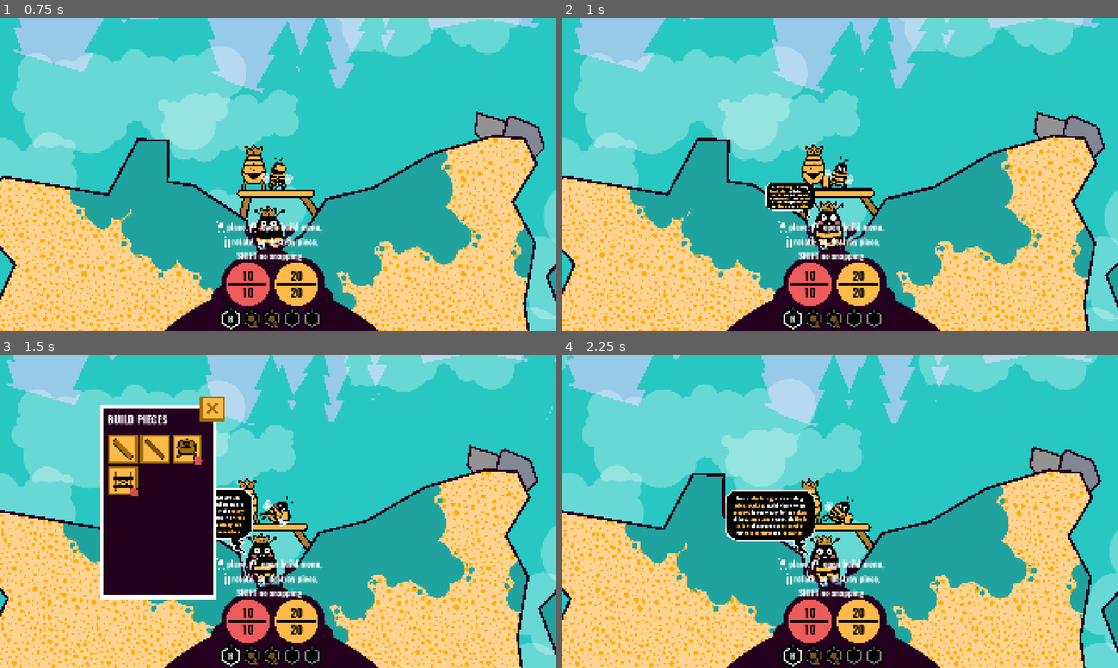
Above: before the commit, frames 1-4 (two rows, left to right).
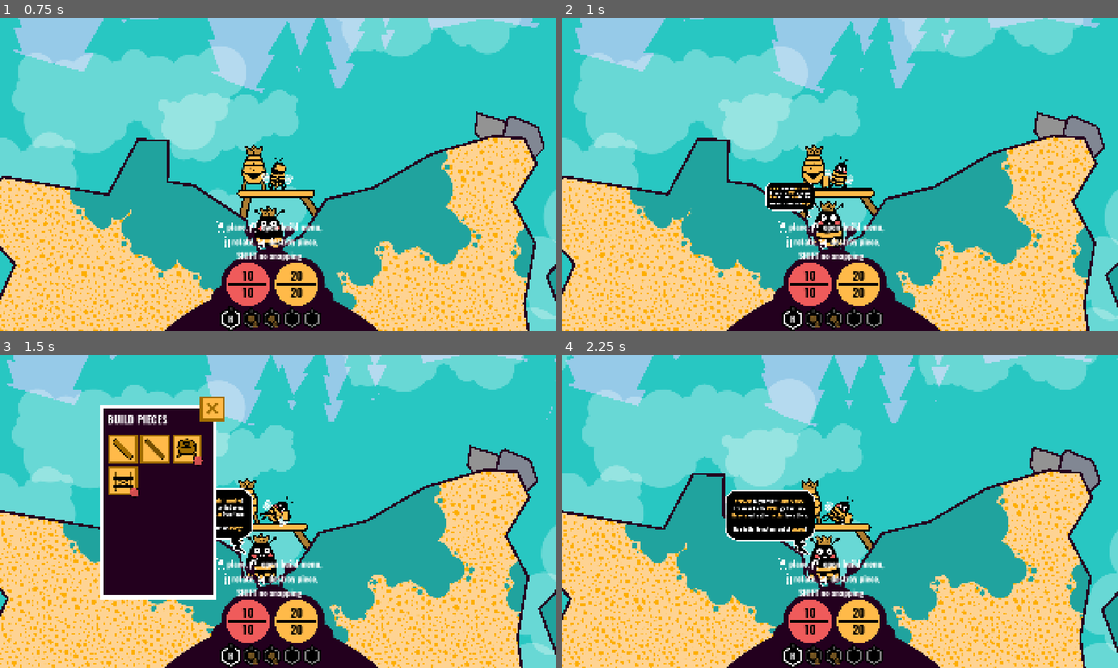
Above: after the commit, the same moments.

Repository: anttihaavikko/slumgum-waggle-dance
Game: Godot game, scene res://Scenes/main.tscn
Two runs of this game, one before a commit and one after it. Both use one fixed random seed, a clock stepped at 60 frames per second and the inputs below.
Inputs (mouse positions are in pixels of both pictures, inside the frame that each line leads up to):
- Up to frame 1 (0.75 s): tap Enter at 0.5 s; move the mouse to (400, 158) at 0.52 s; hold D (right) from 0.53 s (still down); click (400, 158) at 0.6 s
- Up to frame 2 (1 s): keep holding D (right)
- Up to frame 3 (1.5 s): move the mouse to (166, 527) at 1.27 s; release D (right) at 1.28 s; hold S (brake) from 1.28 s (still down); right-click (166, 527) at 1.35 s
- Up to frame 4 (2.25 s): click (728, 527) at 1.55 s; release S (brake) at 2 s; click (773, 408) at 2 s

Frame 1 is identical in both runs. In frame 2, 0.3% of the frame differs, in the area x 37-45%, y 53-61%; in frame 3, 0.4%; in frame 4, 1.0%, in the area x 30-45%, y 45-58%.

Commit message:
Add pickaxe and mining

Diff:
--- a/Scenes/Pieces/anvil.tscn
+++ b/Scenes/Pieces/anvil.tscn
@@ -10,8 +10,6 @@
 size = Vector2(424, 255)
 
 [node name="Anvil" unique_id=299398414 instance=ExtResource("1_vhdmu")]
-title = "Anvil"
-identifier = 5
 
 [node name="Sprite2D" parent="." index="0" unique_id=641265153]
 position = Vector2(-31, -143)
--- a/Scenes/main.tscn
+++ b/Scenes/main.tscn
@@ -121,6 +121,8 @@
 [ext_resource type="PackedScene" uid="uid://dxstoyw1fxcrn" path="res://Scenes/bomb.tscn" id="85_vxl7x"]
 [ext_resource type="PackedScene" uid="uid://xkntx47peuwl" path="res://Scenes/light_flash.tscn" id="87_k8rh3"]
 [ext_resource type="PackedScene" uid="uid://bg8r3b1m7n3rj" path="res://Scenes/piece_button.tscn" id="95_3ahwd"]
+[ext_resource type="Texture2D" uid="uid://b7mjrvqx2x65j" path="res://Sprites/pickaxe.png" id="96_0wopu"]
+[ext_resource type="Script" uid="uid://40pyvnkqggg6" path="res://Scripts/pickaxe.gd" id="96_ja2pg"]
 [ext_resource type="Texture2D" uid="uid://kb0sd0pj8gjq" path="res://Sprites/globes-mask.png" id="101_0fjpc"]
 [ext_resource type="Shader" uid="uid://7gwbqnj5dg4s" path="res://_Starter/Shaders/wavy.gdshader" id="102_b4mik"]
 [ext_resource type="Script" uid="uid://yycbi8k01fjd" path="res://_Starter/Scripts/notifications.gd" id="116_jab21"]
@@ -217,7 +219,9 @@
 [sub_resource type="Resource" id="Resource_gmdny"]
 script = ExtResource("3_cbgmd")
 item_id = 11
-title = "Rock"
+title = "Pebble"
+color = Color(0.627635, 0.6276355, 0.62763524, 1)
+sprite = ExtResource("12_gt3je")
 metadata/_custom_type_script = "uid://0x44vjlq1u52"
 
 [sub_resource type="Resource" id="Resource_55idt"]
@@ -569,6 +573,9 @@
 [sub_resource type="CircleShape2D" id="CircleShape2D_ovafv"]
 radius = 20.0
 
+[sub_resource type="CircleShape2D" id="CircleShape2D_ja2pg"]
+radius = 74.8
+
 [sub_resource type="CircleShape2D" id="CircleShape2D_cpkcx"]
 radius = 1000.0
 
@@ -808,7 +815,7 @@
 lander = NodePath("Lander")
 wings = NodePath("Body/Wing Flap")
 inventory = NodePath("../HUD/Frame/Bar")
-tools = [NodePath("Body/Hands/Aligner/Swinger/Hammer"), Node …(193 unchanged characters)… th("Body/Hands/Aligner/Swinger/Lantern")]
+tools = [NodePath("Body/Hands/Aligner/Swinger/Hammer"), Node …(193 unchanged characters)… th("Body/Hands/Aligner/Swinger/Lantern"), NodePath("Body/Hands/Aligner/Swinger/Pickaxe")]
 hands = NodePath("Body/Hands/Hands")
 health = NodePath("../HUD/Frame/Health")
 energy = NodePath("../HUD/Frame/Energy")
@@ -1183,6 +1190,27 @@
 [node name="Paint" type="Sprite2D" parent="Bee/Body/Hands/Aligner/Swinger/Paintbrush" unique_id=1782155655]
 position = Vector2(-227.63586, -3.8719788)
 texture = ExtResource("43_nay3j")
+
+[node name="Pickaxe" type="Sprite2D" parent="Bee/Body/Hands/Aligner/Swinger" unique_id=729087898 node_paths=PackedStringArray("area", "swinger", "aligner")]
+visible = false
+self_modulate = Color(1, 0.7294118, 0.28627452, 1)
+position = Vector2(-1.831934, -0.25831032)
+rotation = 0.13577862
+scale = Vector2(0.9999999, 0.9999999)
+texture = ExtResource("96_0wopu")
+offset = Vector2(-69.47052, 2.293457)
+script = ExtResource("96_ja2pg")
+area = NodePath("../../../../../../Mine Check")
+identifier = 6
+description = "A tool for breaking down stones. Mining is a lot of work but the pebbles acquired are an important component in many recipes."
+recipe = Dictionary[int, int]({
+0: 5,
+2: 5,
+20: 2
+})
+swinger = NodePath("..")
+aligner = NodePath("../..")
+swing_dir = -0.9
 
 [node name="Lander" type="RigidBody2D" parent="Bee" unique_id=832043342]
 position = Vector2(0, 133)
@@ -1753,7 +1781,7 @@
 mouse_filter = 2
 theme_override_constants/separation = 10
 script = ExtResource("50_1semv")
-recipes = Array[int]([2, 1, 3, 4])
+recipes = Array[int]([2, 6, 1, 3, 4])
 button_prefab = ExtResource("50_2daye")
 preview = NodePath("../../../../Preview Window/Preview")
 
@@ -2293,6 +2321,14 @@
 [node name="DirectionalLight2D" type="DirectionalLight2D" parent="." unique_id=1230333985]
 enabled = false
 
+[node name="Mine Check" type="ShapeCast2D" parent="." unique_id=439998825]
+position = Vector2(405, -383)
+rotation = 0.13577862
+scale = Vector2(0.9999999, 0.9999999)
+shape = SubResource("CircleShape2D_ja2pg")
+target_position = Vector2(0, 0)
+collision_mask = 32768
+
 [node name="Explosion" type="ShapeCast2D" parent="." unique_id=490870025]
 position = Vector2(-1599, -17)
 shape = SubResource("CircleShape2D_cpkcx")
--- a/Scenes/rock.tscn
+++ b/Scenes/rock.tscn
@@ -1,14 +1,21 @@
 [gd_scene format=3 uid="uid://dagf4wr0s64rf"]
 
 [ext_resource type="Script" uid="uid://wbt7ku5t32ht" path="res://_Starter/Scripts/rock.gd" id="1_lgx4v"]
+[ext_resource type="Script" uid="uid://bi6dt48qm3k7k" path="res://_Starter/Scripts/root_pointer.gd" id="2_5mkji"]
+[ext_resource type="Texture2D" uid="uid://bgrkqovwopksn" path="res://Sprites/mine-spot.png" id="3_vd8au"]
+[ext_resource type="Script" uid="uid://uxu8p38o38ip" path="res://_Starter/Scripts/mover.gd" id="4_1rhfe"]
 
-[node name="Rock" type="Node2D" unique_id=256846012 node_paths=PackedStringArray("poly", "line", "collider")]
+[sub_resource type="CanvasItemMaterial" id="CanvasItemMaterial_1rhfe"]
+blend_mode = 1
+
+[node name="Rock" type="Node2D" unique_id=256846012 node_paths=PackedStringArray("poly", "line", "collider", "spot")]
 z_index = -1
 script = ExtResource("1_lgx4v")
 poly = NodePath("Polygon2D")
 line = NodePath("Line2D")
 collider = NodePath("StaticBody2D/CollisionPolygon2D")
 tint = Color(0.80580723, 0.87184894, 0.999999, 1)
+spot = NodePath("Spot")
 
 [node name="Polygon2D" type="Polygon2D" parent="." unique_id=1222369177]
 color = Color(0.57700837, 0.5770084, 0.57700837, 1)
@@ -19,9 +26,22 @@
 width = 25.0
 default_color = Color(0.13725491, 0, 0.11764706, 1)
 
-[node name="StaticBody2D" type="StaticBody2D" parent="." unique_id=960823535]
-collision_layer = 8
+[node name="StaticBody2D" type="StaticBody2D" parent="." unique_id=960823535 node_paths=PackedStringArray("root")]
+collision_layer = 32776
 collision_mask = 8
+script = ExtResource("2_5mkji")
+root = NodePath("..")
 
 [node name="CollisionPolygon2D" type="CollisionPolygon2D" parent="StaticBody2D" unique_id=105671712]
 polygon = PackedVector2Array(103, -79, 103, 62, -73, 83, -91, -54, 27, -152)
+
+[node name="Spot" type="Sprite2D" parent="." unique_id=1151818325]
+modulate = Color(1, 1, 1, 0.84705883)
+z_index = 100
+z_as_relative = false
+material = SubResource("CanvasItemMaterial_1rhfe")
+texture = ExtResource("3_vd8au")
+script = ExtResource("4_1rhfe")
+scales = true
+scale_amount = Vector2(0.1, 0.1)
+single_direction = true
--- a/Scripts/bee.gd
+++ b/Scripts/bee.gd
@@ -35,6 +35,7 @@
 		s.show_key(str(inventory.slots.find(s) + 1))
 	# inventory.add_equipment(tools[Equipment.Id.Scythe])
 	inventory.add_equipment(tools[Equipment.Id.Hammer])
+	# inventory.add_equipment(tools[Equipment.Id.Pickaxe])
 	# inventory.add_equipment(tools[Equipment.Id.Paintbrush])
 	# inventory.add_equipment(tools[Equipment.Id.Brush])
 	# inventory.add_equipment(tools[Equipment.Id.Lantern])
--- a/Scripts/equipment.gd
+++ b/Scripts/equipment.gd
@@ -6,7 +6,8 @@
 	Brush,
 	Guitar,
 	Paintbrush,
-	Lantern
+	Lantern,
+	Pickaxe
 }
 
 @export var identifier: Id
--- /dev/null
+++ b/Scripts/pickaxe.gd
@@ -0,0 +1,22 @@
+extends Equipment
+
+@export var area: ShapeCast2D
+
+func update(delta: float):
+	super.update(delta)
+	align()
+	if Input.is_action_just_pressed("primary"):
+		area.global_position = get_global_mouse_position()
+		await get_tree().create_timer(0.1).timeout
+		if area.is_colliding():
+			var done: Array = []
+			if area.is_colliding():
+				for i in area.get_collision_count():
+					var o = area.get_collider(i)
+					done.append(o)
+					if o is RootPointer:
+						if o.root is Rock:
+							o.root.mine(area.global_position)
+
+func toggle(state: bool):
+	super.toggle(state)
--- a/Scripts/queen.gd
+++ b/Scripts/queen.gd
@@ -33,7 +33,7 @@
 	queen.position = off_pos
 	area.body_entered.connect(appear)
 	area.body_exited.connect(leave)
-	event = event_pool.pop_front()
+	# event = event_pool.pop_front()
 	event_pool.shuffle()
 
 func get_replacement_skins(immediate: bool = false) -> Array[int]:
--- a/_Starter/Scripts/rock.gd
+++ b/_Starter/Scripts/rock.gd
@@ -1,9 +1,14 @@
-extends Node2D
+class_name Rock extends Node2D
 
 @export var poly: Polygon2D
 @export var line: Line2D
 @export var collider: CollisionPolygon2D
 @export var tint: Color
+@export var spot: Node2D
+
+var mining := false
+var life := 0
+var timer := 0.0
 
 func _ready() -> void:
 	rotate(PI * randf_range(-2, 2))
@@ -17,3 +22,37 @@
 	line.points = poly.polygon
 	collider.polygon = poly.polygon
 	poly.self_modulate = lerp(Color.WHITE, tint, randf())
+
+func _process(delta) -> void:
+	timer -= delta
+	if timer < 0: spot.hide()
+	spot.rotate(delta * 10.0)
+
+func mine(pos: Vector2):
+	if spot.visible:
+		if spot.global_position.distance_to(pos) > 50:
+			spot.hide()
+		else:
+			timer = 1.0
+			life -= 1
+			if life == 0:
+				Main.shake(50, 0.2)
+				Effects.singleton.add_many([1, 3], global_position)
+				for i in 5:
+					var p = Main.spawn_item(Item.Id.Rock, global_position)
+					p.apply_impulse(Vector2.ONE.rotated(randf() * TAU) * 750)
+				queue_free()
+				return
+			get_tree().create_tween().tween_property(spot, "position", get_point(), 0.15).set_trans(Tween.TRANS_BOUNCE)
+		return
+	var distance = Main.singleton.bee.body.global_position.distance_to(pos)
+	if distance > 300: return
+	Main.shake(0.3, 0.2)
+	spot.position = get_point()
+	spot.show()
+	life = 5
+	timer = 1.0
+
+func get_point() -> Vector2:
+	var i = randi_range(0, poly.polygon.size() - 1)
+	return poly.polygon[i]
--- a/project.godot
+++ b/project.godot
@@ -177,6 +177,7 @@
 2d_physics/layer_13="Spit"
 2d_physics/layer_14="Bird"
 2d_physics/layer_15="Bombs"
+2d_physics/layer_16="Rocks"
 
 [physics]
 
Not shown, added: Scripts/pickaxe.gd.uid
Binary file added: Sprites/mine-spot.png
Not shown, added: Sprites/mine-spot.png.import
Binary file added: Sprites/pickaxe.png
Not shown, added: Sprites/pickaxe.png.import
Not shown, changed: Misc/art.afdesign~lock~
